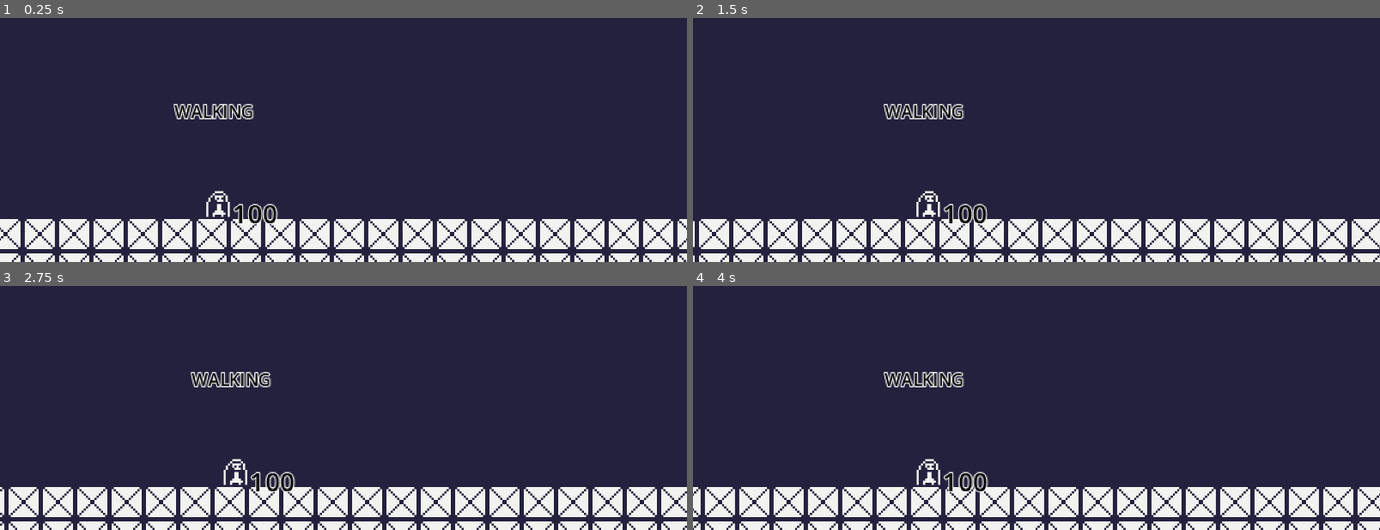
Above: before the commit, frames 1-4 (two rows, left to right).
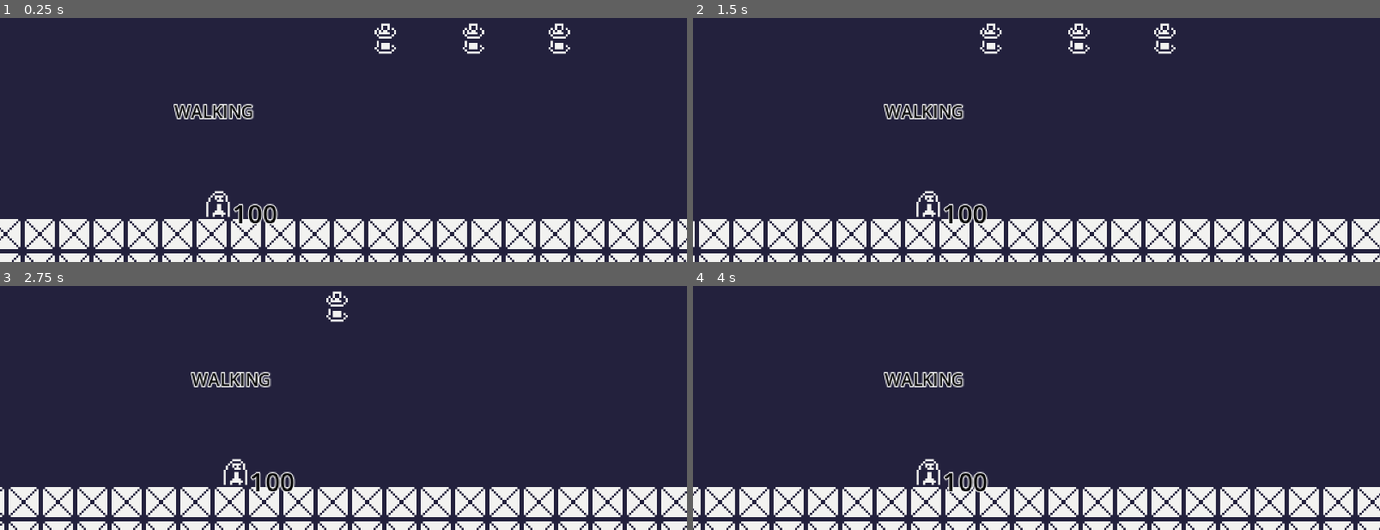
Above: after the commit, the same moments.

Repository: themoeboy/project-memory
Game: Godot game, scene res://src/main.tscn
Two runs of this game, one before a commit and one after it. Both use one fixed random seed, a clock stepped at 60 frames per second and the inputs below.
Inputs (mouse positions are in pixels of both pictures, inside the frame that each line leads up to):
- Up to frame 1 (0.25 s): no input
- Up to frame 2 (1.5 s): move the mouse to (1187, 49) at 0.52 s; press the mouse at (1187, 49) at 0.53 s; hold D (move_right) from 0.53 s (still down); tap Space (jump) at 0.77 s; move the mouse to (899, 88) at 1.27 s; release the mouse at (899, 88) at 1.28 s; tap Shift (dash) at 1.35 s
- Up to frame 3 (2.75 s): tap Space (jump) at 1.52 s; click (206, 356) at 1.55 s; move the mouse to (outside the picture) at 2.02 s; release D (move_right) at 2.03 s; press the mouse at (outside the picture) at 2.03 s; hold A (move_left) from 2.03 s (still down); right-click (outside the picture) at 2.1 s
- Up to frame 4 (4 s): move the mouse to (1002, 412) at 2.77 s; release A (move_left) at 2.78 s; release the mouse at (1002, 412) at 2.78 s; hold D (move_right) from 2.78 s (still down); click (1002, 412) at 2.85 s; tap Space (jump) at 3.02, 3.77 s; move the mouse to (1242, 395) at 3.52 s; press the mouse at (1242, 395) at 3.53 s

The runs differ from the first frame. In frame 1, 0.5% of the frame differs, in the area x 54-83%, y 2-15%; in frame 2, 0.6%, in the area x 41-71%, y 2-15%; in frame 3, 0.2%; in frame 4, nothing differs.

Commit message:
Item gatherables

Diff:
--- a/project.godot
+++ b/project.godot
@@ -61,6 +61,11 @@
 "events": [Object(InputEventMouseButton,"resource_local_to_scene":false,"resource_name":"","device":-1,"window_id":0,"a …(258 unchanged characters)…
 ]
 }
+gather={
+"deadzone": 0.2,
+"events": [Object(InputEventMouseButton,"resource_local_to_scene":false,"resource_name":"","device":-1,"window_id":0,"alt_pressed":false,"shift_pressed":false,"ctrl_pressed":false,"meta_pressed":false,"button_mask":1,"position":Vector2(120, 15),"global_position":Vector2(129, 63),"factor":1.0,"button_index":1,"canceled":false,"pressed":true,"double_click":false,"script":null)
+]
+}
 
 [layer_names]
 
@@ -71,6 +76,10 @@
 2d_physics/layer_5="enemy_hurtbox"
 2d_physics/layer_6="player_hitbox"
 2d_physics/layer_7="player_hurtbox"
+2d_physics/layer_8="item_hitbox"
+2d_physics/layer_9="item_hurtbox"
+2d_physics/layer_10="player_interactbox"
+2d_physics/layer_11="item_interactbox"
 
 [rendering]
 
--- a/src/main.tscn
+++ b/src/main.tscn
@@ -1,9 +1,10 @@
-[gd_scene load_steps=8 format=4 uid="uid://c1xp2narxicdy"]
+[gd_scene load_steps=9 format=4 uid="uid://c1xp2narxicdy"]
 
 [ext_resource type="Shader" uid="uid://bmpheaqyydsok" path="res://src/shaders/smooth_pixel.gdshader" id="1_fyndt"]
 [ext_resource type="TileSet" uid="uid://chudq30gk5gim" path="res://assets/tileset/version1.tres" id="1_lsuuv"]
 [ext_resource type="PackedScene" uid="uid://l85yqf8v2y5" path="res://src/player/player.tscn" id="2_aa85e"]
 [ext_resource type="Texture2D" uid="uid://dbd2b6xvi7i3o" path="res://assets/draft/bg-black.png" id="4_3cfgd"]
+[ext_resource type="PackedScene" uid="uid://ch3x7rbdp282f" path="res://src/objects/item.tscn" id="5_fyndt"]
 
 [sub_resource type="ShaderMaterial" id="ShaderMaterial_kmhfv"]
 shader = ExtResource("1_fyndt")
@@ -43,3 +44,12 @@
 texture = ExtResource("4_3cfgd")
 centered = false
 region_rect = Rect2(0, 0, 320, 180)
+
+[node name="item" parent="." instance=ExtResource("5_fyndt")]
+position = Vector2(249, 246)
+
+[node name="item2" parent="." instance=ExtResource("5_fyndt")]
+position = Vector2(330, 246)
+
+[node name="item3" parent="." instance=ExtResource("5_fyndt")]
+position = Vector2(290, 246)
--- /dev/null
+++ b/src/objects/item.gd
@@ -0,0 +1,17 @@
+extends Area2D
+
+@onready var item_name: String = "lamp"
+@onready var sprite: Sprite2D = $sprite
+
+func _ready():
+	if item_name != "":
+		var path = "res://assets/items/%s.png" % item_name
+		var texture = load(path)
+		if texture:
+			sprite.texture = texture
+		else:
+			print("❌ Could not load item sprite:", path)
+
+func gather():
+	if(Input.is_action_pressed("gather")):
+		queue_free()
--- /dev/null
+++ b/src/objects/item.tscn
@@ -0,0 +1,17 @@
+[gd_scene load_steps=4 format=3 uid="uid://ch3x7rbdp282f"]
+
+[ext_resource type="Script" uid="uid://ml4igx4bfnw0" path="res://src/objects/item.gd" id="1_ly05o"]
+[ext_resource type="Texture2D" uid="uid://y8puswvl70ko" path="res://assets/items/lamp.png" id="2_w6iwk"]
+
+[sub_resource type="RectangleShape2D" id="RectangleShape2D_d4av2"]
+
+[node name="item" type="Area2D"]
+collision_layer = 1024
+collision_mask = 512
+script = ExtResource("1_ly05o")
+
+[node name="sprite" type="Sprite2D" parent="."]
+texture = ExtResource("2_w6iwk")
+
+[node name="collision" type="CollisionShape2D" parent="."]
+shape = SubResource("RectangleShape2D_d4av2")
--- a/src/player/player.gd
+++ b/src/player/player.gd
@@ -42,6 +42,7 @@
 @onready var polearm = preload("res://src/player/polearm.tscn")
 @onready var animation = $animation
 @onready var sprite = $sprite
+@onready var gather_area = $gather_area
 
 
 func _ready():
@@ -49,6 +50,7 @@
 	health_component.now_dead.connect(_on_death)
 
 func _physics_process(delta):
+	view_items()
 	# Update timers
 	if is_on_floor():
 		coyote_timer = COYOTE_TIME
@@ -300,3 +302,14 @@
 
 	var mouse_pos = get_global_mouse_position()
 	polearm_instance.direction = (mouse_pos - global_position).normalized()
+
+
+func _on_gather_area_area_entered(area: Area2D) -> void:
+	print(area.name)
+	if area.has_method("gather"):
+		area.gather()
+
+func view_items():
+	for gatherable in gather_area.get_overlapping_areas():
+			if gatherable.has_method('gather') and  Input.is_action_just_pressed("gather"):
+					gatherable.gather()
--- a/src/player/player.tscn
+++ b/src/player/player.tscn
@@ -63,6 +63,9 @@
 font_color = Color(0, 0, 0, 1)
 outline_size = 2
 
+[sub_resource type="RectangleShape2D" id="RectangleShape2D_o822w"]
+size = Vector2(20, 102)
+
 [node name="player" type="CharacterBody2D"]
 collision_mask = 6
 script = ExtResource("1_s5dbj")
@@ -112,7 +115,7 @@
 collision_mask = 8
 script = ExtResource("5_5f2sf")
 
-[node name="hitbox" type="CollisionShape2D" parent="hurtbox"]
+[node name="hurtbox" type="CollisionShape2D" parent="hurtbox"]
 position = Vector2(1, -1)
 shape = SubResource("RectangleShape2D_5f2sf")
 debug_color = Color(0.604464, 0.366649, 0.99886, 0.42)
@@ -125,5 +128,14 @@
 label_settings = SubResource("LabelSettings_jiejy")
 script = ExtResource("6_jiejy")
 
+[node name="gather_area" type="Area2D" parent="."]
+collision_layer = 512
+collision_mask = 1024
+
+[node name="gather_area" type="CollisionShape2D" parent="gather_area"]
+position = Vector2(14, -42)
+shape = SubResource("RectangleShape2D_o822w")
+
 [connection signal="area_entered" from="dash_attack" to="dash_attack" method="_on_area_entered"]
 [connection signal="area_entered" from="hurtbox" to="hurtbox" method="_on_area_entered"]
+[connection signal="area_entered" from="gather_area" to="." method="_on_gather_area_area_entered"]
Binary file added: assets/items/lamp.png
Not shown, added: assets/items/lamp.png.import
Binary file added: assets/items/pot.png
Not shown, added: assets/items/pot.png.import
Not shown, added: src/objects/item.gd.uid
Not shown: 1 places in src/player/player.tscn that only renumber resources
